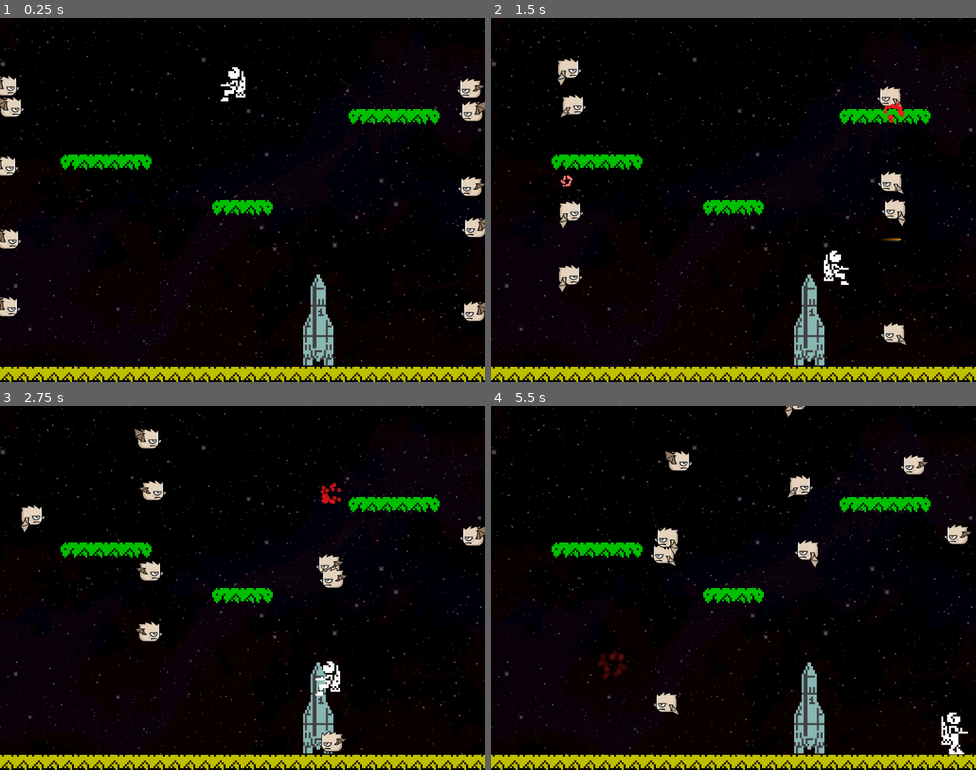
Above: before the commit, frames 1-4 (two rows, left to right).
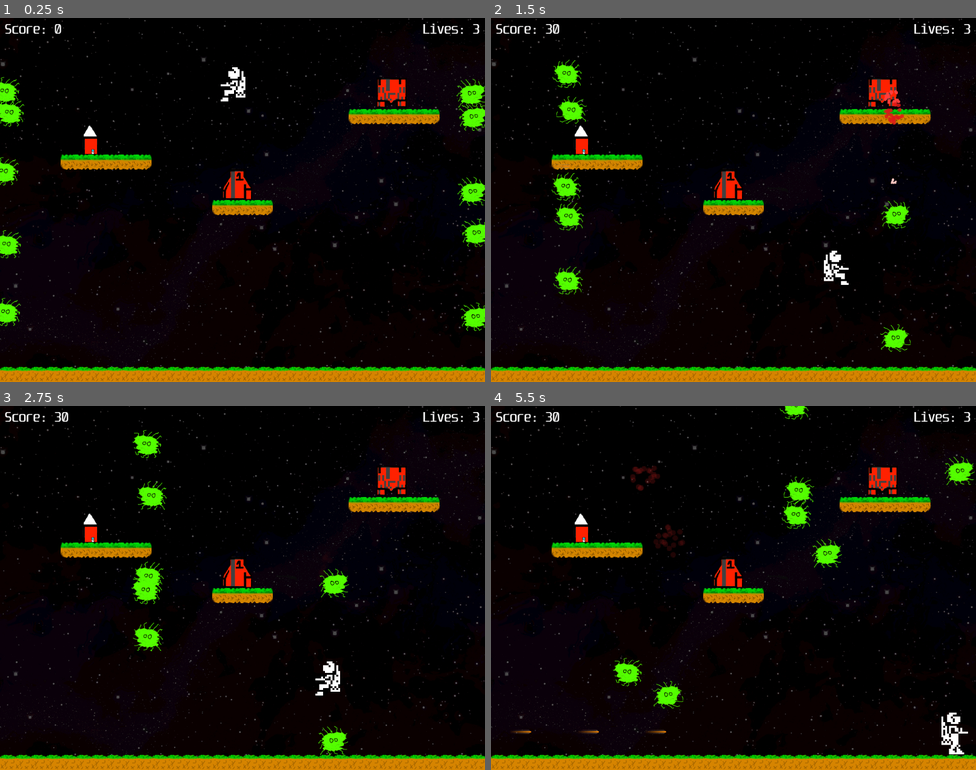
Above: after the commit, the same moments.

Repository: maximinus/JetPac2020
Game: Godot game, scene res://scenes/BaseLevel.tscn
Two runs of this game, one before a commit and one after it. Both use one fixed random seed, a clock stepped at 60 frames per second and the inputs below.
Inputs:
- Up to frame 1 (0.25 s): no input
- Up to frame 2 (1.5 s): hold K (fire, bound only after the commit) 0.53-1.28 s; hold X (move_right) from 0.53 s (still down); tap L (fire, bound only before the commit) at 1.35 s
- Up to frame 3 (2.75 s): release X (move_right) at 2.03 s; hold Z (move_left) from 2.03 s (still down); hold M (jetpac) from 2.03 s (still down)
- Up to frame 4 (5.5 s): release Z (move_left) at 2.78 s; release M (jetpac) at 2.78 s; hold X (move_right) 2.78-4.28 s; tap K (fire, bound only after the commit) at 2.85 s; hold L (fire, bound only before the commit) 3.53-4.28 s; hold Z (move_left) 4.28-5.03 s; tap M (jetpac) at 4.35 s; hold X (move_right) from 5.03 s (still down); hold K (fire, bound only after the commit) from 5.03 s (still down)

The runs differ from the first frame. In frame 1, 11% of the frame differs, in the area x 0-100%, y 1-100%; in frame 2, 10%; in frame 3, 11%; in frame 4, 11%, in the area x 0-100%, y 0-100%.

Commit message:
Added all new graphics

Diff:
--- /dev/null
+++ b/JetPac/fonts/LabelFont.tres
@@ -0,0 +1,7 @@
+[gd_resource type="DynamicFont" load_steps=2 format=2]
+
+[ext_resource path="res://fonts/unispace rg.ttf" type="DynamicFontData" id=1]
+
+[resource]
+size = 24
+font_data = ExtResource( 1 )
--- a/JetPac/project.godot
+++ b/JetPac/project.godot
@@ -67,7 +67,7 @@
 }
 fire={
 "deadzone": 0.5,
-"events": [ Object(InputEventKey,"resource_local_to_scene":false,"resource_name":"","device":0,"alt":false,"shift":false,"control":false,"meta":false,"command":false,"pressed":false,"scancode":76,"unicode":0,"echo":false,"script":null)
+"events": [ Object(InputEventKey,"resource_local_to_scene":false,"resource_name":"","device":0,"alt":false,"shift":false,"control":false,"meta":false,"command":false,"pressed":false,"scancode":75,"unicode":0,"echo":false,"script":null)
  ]
 }
 
--- /dev/null
+++ b/JetPac/scenes/Alien.tscn
@@ -0,0 +1,31 @@
+[gd_scene load_steps=7 format=2]
+
+[ext_resource path="res://gfx/alien/alien_frame2.png" type="Texture" id=1]
+[ext_resource path="res://gfx/alien/alien_frame0.png" type="Texture" id=2]
+[ext_resource path="res://gfx/alien/alien_frame1.png" type="Texture" id=3]
+[ext_resource path="res://gfx/alien/alien_frame3.png" type="Texture" id=4]
+
+[sub_resource type="SpriteFrames" id=1]
+animations = [ {
+"frames": [ ExtResource( 2 ), ExtResource( 3 ), ExtResource( 1 ), ExtResource( 4 ) ],
+"loop": true,
+"name": "fly",
+"speed": 5.0
+} ]
+
+[sub_resource type="CapsuleShape2D" id=2]
+radius = 21.4542
+height = 13.6288
+
+[node name="Area2D" type="Area2D"]
+
+[node name="AnimatedSprite" type="AnimatedSprite" parent="."]
+frames = SubResource( 1 )
+animation = "fly"
+frame = 1
+playing = true
+
+[node name="CollisionShape2D" type="CollisionShape2D" parent="."]
+position = Vector2( 0.664337, 3.48774 )
+rotation = 1.5708
+shape = SubResource( 2 )
--- a/JetPac/scenes/BaseLevel.tscn
+++ b/JetPac/scenes/BaseLevel.tscn
@@ -1,10 +1,11 @@
-[gd_scene load_steps=6 format=2]
+[gd_scene load_steps=7 format=2]
 
-[ext_resource path="res://gfx/rocket.png" type="Texture" id=1]
+[ext_resource path="res://scenes/RocketPart.tscn" type="PackedScene" id=1]
 [ext_resource path="res://tiles/tileset.tres" type="TileSet" id=2]
 [ext_resource path="res://scripts/world.gd" type="Script" id=3]
 [ext_resource path="res://gfx/background.png" type="Texture" id=4]
 [ext_resource path="res://scenes/Player.tscn" type="PackedScene" id=5]
+[ext_resource path="res://scenes/GameLabels.tscn" type="PackedScene" id=6]
 
 [node name="World" type="Node2D"]
 script = ExtResource( 3 )
@@ -29,9 +30,18 @@
 format = 1
 tile_data = PoolIntArray( 1572860, 0, 0, 1572861, 0, 0, 1572862, 0, 0, 1572863, 0, 0, 1507328, 0, 0, 1507329, 0, 0, 150 …(507 unchanged characters)…
 
-[node name="Rocket" type="Sprite" parent="."]
-position = Vector2( 671.818, 636.827 )
-texture = ExtResource( 1 )
+[node name="Control" parent="." instance=ExtResource( 6 )]
+
+[node name="RocketBottom" parent="." instance=ExtResource( 1 )]
+position = Vector2( 827.107, 157.667 )
+rocket_part = 2
+
+[node name="RocketMiddle" parent="." instance=ExtResource( 1 )]
+position = Vector2( 500.141, 350.228 )
+rocket_part = 1
+
+[node name="RocketTop" parent="." instance=ExtResource( 1 )]
+position = Vector2( 189.976, 254.594 )
 
 [node name="Player" parent="." instance=ExtResource( 5 )]
 position = Vector2( 491.518, 128.659 )
--- /dev/null
+++ b/JetPac/scenes/GameLabels.tscn
@@ -0,0 +1,30 @@
+[gd_scene load_steps=3 format=2]
+
+[ext_resource path="res://fonts/LabelFont.tres" type="DynamicFont" id=1]
+[ext_resource path="res://scripts/GameLabels.gd" type="Script" id=2]
+
+[node name="Control" type="Control"]
+anchor_right = 1.0
+anchor_bottom = 1.0
+script = ExtResource( 2 )
+__meta__ = {
+"_edit_use_anchors_": false
+}
+
+[node name="Score" type="Label" parent="."]
+margin_left = 10.0
+margin_top = 10.0
+margin_right = 130.0
+margin_bottom = 39.0
+custom_fonts/font = ExtResource( 1 )
+text = "Score: 0"
+
+[node name="Lives" type="Label" parent="."]
+margin_left = 878.0
+margin_top = 10.0
+margin_right = 1013.0
+margin_bottom = 39.0
+grow_horizontal = 0
+custom_fonts/font = ExtResource( 1 )
+text = "Lives: 3"
+align = 2
--- a/JetPac/scenes/Player.tscn
+++ b/JetPac/scenes/Player.tscn
@@ -24,7 +24,9 @@
 "speed": 5.0
 } ]
 
-[node name="Player" type="KinematicBody2D"]
+[node name="Player" type="KinematicBody2D" groups=[
+"player",
+]]
 script = ExtResource( 5 )
 
 [node name="CollisionShape2D" type="CollisionShape2D" parent="."]
--- /dev/null
+++ b/JetPac/scenes/RocketPart.tscn
@@ -0,0 +1,19 @@
+[gd_scene load_steps=4 format=2]
+
+[ext_resource path="res://gfx/rocket_bottom.png" type="Texture" id=1]
+[ext_resource path="res://scripts/RocketPart.gd" type="Script" id=2]
+
+[sub_resource type="RectangleShape2D" id=1]
+extents = Vector2( 5.90577, 27.9452 )
+
+[node name="Area2D" type="Area2D" groups=[
+"rocket",
+]]
+script = ExtResource( 2 )
+
+[node name="Sprite" type="Sprite" parent="."]
+texture = ExtResource( 1 )
+
+[node name="CollisionShape2D" type="CollisionShape2D" parent="."]
+shape = SubResource( 1 )
+[connection signal="body_entered" from="." to="." method="_on_Area2D_body_entered"]
--- a/JetPac/scenes/bird.tscn
+++ b/JetPac/scenes/bird.tscn
@@ -1,26 +1,23 @@
-[gd_scene load_steps=19 format=2]
+[gd_scene load_steps=15 format=2]
 
 [ext_resource path="res://scripts/bird.gd" type="Script" id=1]
-[ext_resource path="res://gfx/bird/frame-8.png" type="Texture" id=2]
-[ext_resource path="res://gfx/bird/frame-6.png" type="Texture" id=3]
-[ext_resource path="res://gfx/bird/frame-2.png" type="Texture" id=4]
-[ext_resource path="res://gfx/bird/frame-1.png" type="Texture" id=5]
-[ext_resource path="res://gfx/bird/frame-7.png" type="Texture" id=6]
-[ext_resource path="res://gfx/bird/frame-5.png" type="Texture" id=7]
-[ext_resource path="res://gfx/bird/frame-3.png" type="Texture" id=8]
-[ext_resource path="res://gfx/bird/frame-4.png" type="Texture" id=9]
+[ext_resource path="res://gfx/alien/alien_frame2.png" type="Texture" id=2]
+[ext_resource path="res://gfx/alien/alien_frame0.png" type="Texture" id=3]
+[ext_resource path="res://gfx/alien/alien_frame1.png" type="Texture" id=4]
+[ext_resource path="res://gfx/alien/alien_frame3.png" type="Texture" id=5]
 [ext_resource path="res://gfx/bird/particle.png" type="Texture" id=10]
 
 [sub_resource type="SpriteFrames" id=1]
 animations = [ {
-"frames": [ ExtResource( 5 ), ExtResource( 4 ), ExtResource( 8 ), ExtResource( 9 ), ExtResource( 7 ), ExtResource( 3 ), ExtResource( 6 ), ExtResource( 2 ) ],
+"frames": [ ExtResource( 3 ), ExtResource( 4 ), ExtResource( 2 ), ExtResource( 5 ) ],
 "loop": true,
 "name": "fly",
 "speed": 5.0
 } ]
 
-[sub_resource type="RectangleShape2D" id=2]
-extents = Vector2( 22.5, 21 )
+[sub_resource type="CapsuleShape2D" id=9]
+radius = 22.4809
+height = 12.2853
 
 [sub_resource type="CanvasItemMaterial" id=3]
 
@@ -60,8 +57,9 @@
 animation = "fly"
 
 [node name="CollisionShape2D" type="CollisionShape2D" parent="."]
-position = Vector2( 2.5, -8 )
-shape = SubResource( 2 )
+position = Vector2( -0.793106, 3.81639 )
+rotation = 1.5708
+shape = SubResource( 9 )
 
 [node name="DeathParticles" type="Particles2D" parent="."]
 material = SubResource( 3 )
--- a/JetPac/scenes/bullet.tscn
+++ b/JetPac/scenes/bullet.tscn
@@ -1,9 +1,9 @@
 [gd_scene load_steps=5 format=2]
 
 [ext_resource path="res://gfx/bullet.png" type="Texture" id=1]
-[ext_resource path="res://scenes/bullet.gd" type="Script" id=2]
+[ext_resource path="res://scripts/bullet.gd" type="Script" id=2]
 
-[sub_resource type="Animation" id=2]
+[sub_resource type="Animation" id=1]
 resource_name = "bullet"
 length = 0.6
 tracks/0/type = "value"
--- /dev/null
+++ b/JetPac/scripts/GameLabels.gd
@@ -0,0 +1,17 @@
+extends Control
+
+var total_score = 0
+var total_lives = 3
+
+# Called when the node enters the scene tree for the first time.
+func _ready():
+	incrementScore(0)
+	updateLives(0)
+
+func incrementScore(score):
+	total_score += score
+	$Score.text = "Score: " + str(total_score)
+
+func updateLives(delta):
+	total_lives += delta
+	$Lives.text = "Lives: " + str(total_lives)
--- /dev/null
+++ b/JetPac/scripts/RocketPart.gd
@@ -0,0 +1,25 @@
+extends Area2D
+
+var top_gfx = preload("res://gfx/rocket_top.png")
+var mid_gfx = preload("res://gfx/rocket_middle.png")
+var bot_gfx = preload("res://gfx/rocket_bottom.png")
+
+const cn = preload("res://scripts/constants.gd")
+export (cn.PART) var rocket_part
+
+signal pickup
+
+func _ready():
+	setRocketPart(rocket_part)
+
+func setRocketPart(new_part):
+	if new_part == cn.PART.TOP:
+		$Sprite.texture = top_gfx
+	elif new_part == cn.PART.MIDDLE:
+		$Sprite.texture = mid_gfx
+	else:
+		$Sprite.texture = bot_gfx
+
+func _on_Area2D_body_entered(body):
+	if body.is_in_group("player"):
+		emit_signal("pickup", self)
--- a/JetPac/scripts/bird.gd
+++ b/JetPac/scripts/bird.gd
@@ -79,4 +79,8 @@
 func _on_Area2D_area_entered(area):
 	if area.is_in_group("bullet"):
 		killBird(true)
-		emit_signal("score")
+		emit_signal("score", 10)
+		# remove the bullet as well
+		area.queue_free()
+	elif area.is_in_group("rocket"):
+		killBird(true)
--- a/JetPac/scenes/bullet.gd
+++ b/JetPac/scripts/bullet.gd
@@ -3,7 +3,7 @@
 const WRAP_MAX = 1070
 const WRAP_MIN = -46
 const WRAP_DELTA = 1070
-const BULLET_SPEED = 1000
+const BULLET_SPEED = 1200
 
 var speed = 0
 
--- /dev/null
+++ b/JetPac/scripts/constants.gd
@@ -0,0 +1,5 @@
+enum PART {
+	TOP,
+	MIDDLE,
+	BOTTOM
+}
--- a/JetPac/scripts/player.gd
+++ b/JetPac/scripts/player.gd
@@ -10,8 +10,11 @@
 
 const bullet = preload("res://scenes/bullet.tscn")
 
+signal dropping
+
 var velocity
 var can_fire = true
+var update_rocket = null
 
 func _ready():
 	velocity = Vector2(0, 0)
@@ -69,6 +72,27 @@
 func _on_FireTimer_timeout():
 	can_fire = true
 
+func checkRocketDrop():
+	if update_rocket.position.x > 649.5 and update_rocket.position.x < 650.5:
+		print("Dropping")
+		update_rocket.position.x = 650
+		# start the drop
+		emit_signal("dropping", update_rocket)
+		update_rocket = null
+
+func setRocketPosition():
+	update_rocket.position = position
+	update_rocket.position.y += 10
+	checkRocketDrop()
+
+func setRocket(rocket):
+	update_rocket = rocket
+	setRocketPosition()
+
+func moveRocket():
+	if update_rocket != null:
+		setRocketPosition()
+
 func _physics_process(delta):
 	checkWrap()
 	getMoveInput(delta)
@@ -77,3 +101,4 @@
 	if is_on_floor():
 		velocity.y = 0.0
 	checkFire()
+	moveRocket()
--- a/JetPac/scripts/world.gd
+++ b/JetPac/scripts/world.gd
@@ -8,16 +8,34 @@
 const YSTART_MAX = 696
 
 const BIRD = preload("res://scenes/bird.tscn")
+const cn = preload("res://scripts/constants.gd")
 
 var enemies = 0
+var expected_rocket = cn.PART.BOTTOM
 
 # Called when the node enters the scene tree for the first time.
 func _ready():
 	randomize()
+	# connect rocket signals
+	$RocketBottom.connect("pickup", self, "pickupRocket")
+	$RocketMiddle.connect("pickup", self, "pickupRocket")
+	$RocketTop.connect("pickup", self, "pickupRocket")
+
+func pickupRocket(rocket):
+	if expected_rocket != rocket.rocket_part:
+		return
+	if $Player.update_rocket != null:
+		# already carrying, so ignore this signal
+		return
+	# pickup the rocket
+	$Player.setRocket(rocket)
 
 func enemyDied():
 	if enemies > 0:
 		enemies -= 1
+
+func incrementScore(score):
+	$Control.incrementScore(score)
 
 func createNewEnemy():
 	# get the starting y position
@@ -28,6 +46,7 @@
 	new_enemy.init(starty)
 	# connect the signal
 	new_enemy.connect("died", self, "enemyDied")
+	new_enemy.connect("score", self, "incrementScore")
 	# add the new entity
 	add_child(new_enemy)
 	enemies += 1
Binary file added: JetPac/fonts/unispace rg.ttf
Binary file added: JetPac/gfx/alien/alien_frame0.png
Not shown, added: JetPac/gfx/alien/alien_frame0.png.import
Binary file added: JetPac/gfx/alien/alien_frame1.png
Not shown, added: JetPac/gfx/alien/alien_frame1.png.import
Binary file added: JetPac/gfx/alien/alien_frame2.png
Not shown, added: JetPac/gfx/alien/alien_frame2.png.import
Binary file added: JetPac/gfx/alien/alien_frame3.png
Not shown, added: JetPac/gfx/alien/alien_frame3.png.import
Renamed: JetPac/gfx/floor.png -> JetPac/gfx/old/floor.png
Not shown, added: JetPac/gfx/old/floor.png.import
Renamed: JetPac/gfx/platform_end.png -> JetPac/gfx/old/platform_end.png
(and 22 more such lines)
